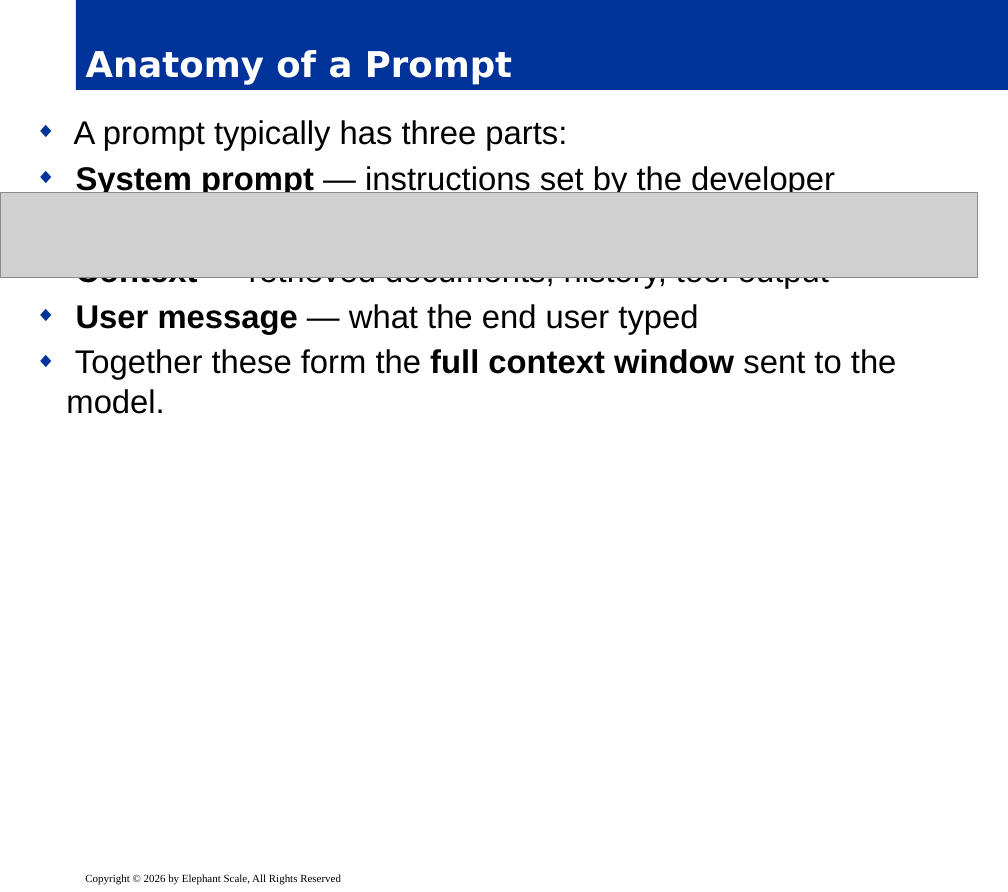
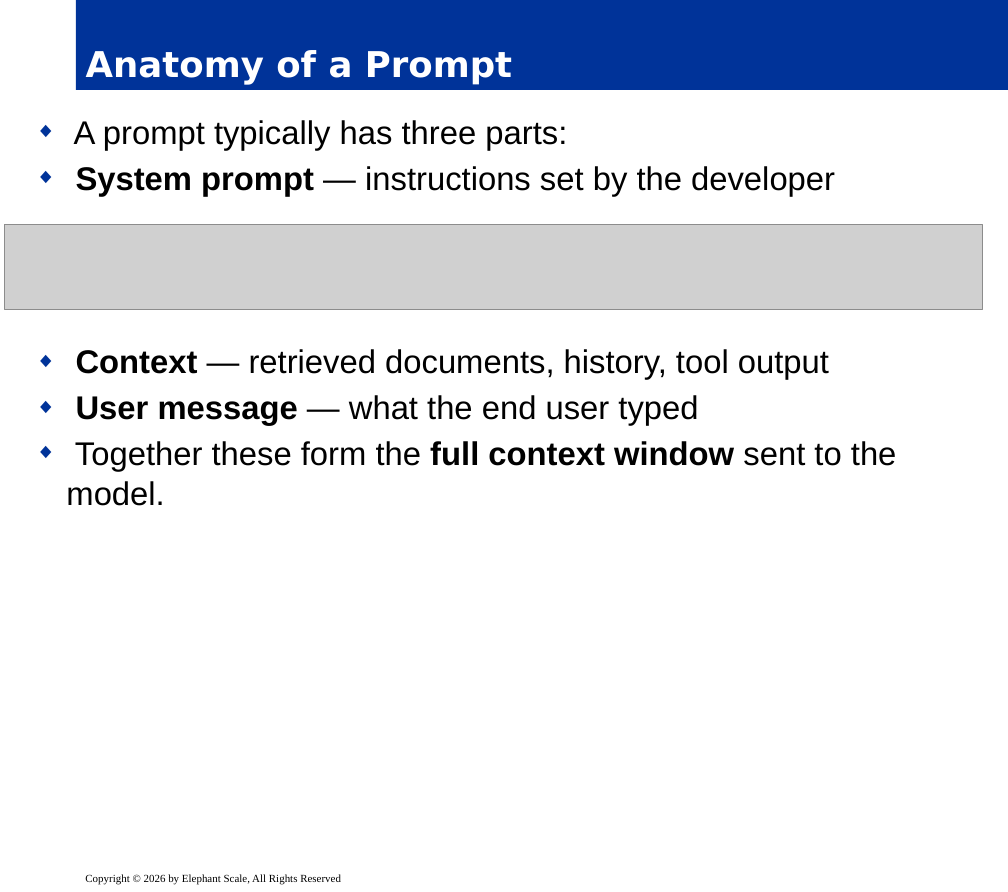
Before and after one commit to elephantscale/AI-Security-for-Security-Teams, a slide deck: slide 7 of slides/release/02__module1.pptx. Drawn at 1008x892 pixels with LibreOffice and Linux fonts; fonts in the diff are those of the drawing; grey boxes stand for pictures; background and template pictures are left out. Boxes give left, top, right and bottom in pixels: in the first picture for what was removed or moved away, otherwise in the second. Text is boxed around its words. In the diff, an @@ line names an element or a change of style, - is before the commit and + after.

```diff
--- a/slides/release/02__module1.pptx
+++ b/slides/release/02__module1.pptx
@@ text "A prompt typically has three ..." rewrapped from <box>66,120,897,414</box> to <box>66,120,897,506</box> @@
@@ picture: place and size @@
-picture at <box>0,193,978,277</box>
+picture at <box>5,225,982,310</box>
```
Also in this commit, not shown: 9 other slides changed.
